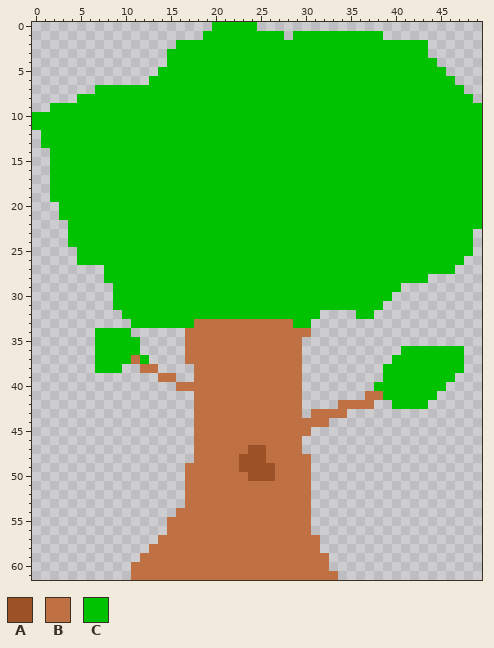
Pixel-art sprite, stored at public/tree.png. Above, as it was before the edit.
The file is 50x62 pixels.
Palette (. is transparent): A #9c5226  B #bf7143  C #00c200
And afterwards:
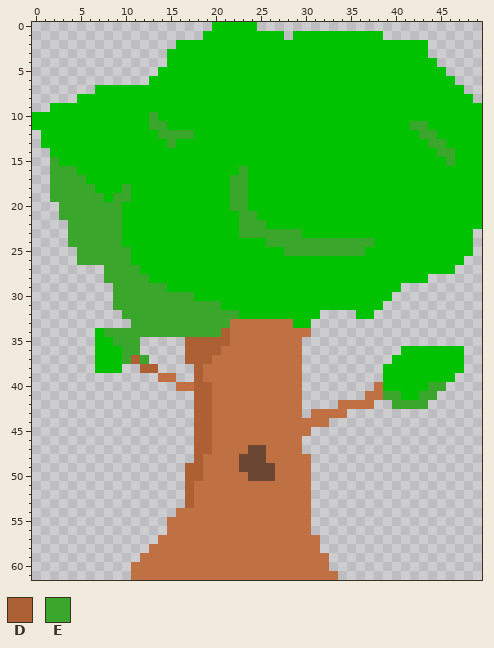
Colours new in this view: D #ac6034  E #3aa72c
From old to new:
colour A: #9c5226 -> #6b4632
Changed rows in their new state; - is a pixel that keeps its letter.
first column x 2:
10 -----------E---------------------------------
11 -----------EE---------------------------EE---
12 ------------EEEE-------------------------EE--
13 -------------E----------------------------EE-
14 -------------------------------------------EE
15 E-------------------------------------------E
16 EEE------------------E-----------------------
17 EEEE----------------EE-----------------------
18 EEEEE---E-----------EE-----------------------
19 EEEEEE-EE-----------EE-----------------------
20 -EEEEEEE------------EE-----------------------
21 -EEEEEEE-------------EE----------------------
22 --EEEEEE-------------EEE---------------------
23 --EEEEEE-------------EEEEEEE-----------------
24 --EEEEEE----------------EEEEEEEEEEEE---------
25 ---EEEEEE-----------------EEEEEEEEE----------
26 ---EEEEEE------------------------------------
27 ------EEEE-----------------------------------
28 ------EEEEE----------------------------------
29 -------EEEEEE--------------------------------
30 -------EEEEEEEEE-----------------------------
31 -------EEEEEEEEEEEE--------------------------
32 --------EEEEEEEEEEEEE------------------------
33 ---------EEEEEEEEEEE-------------------------
34 ------EEEEEEEEEEEEED-------------------------
35 -------EEE-----DDDDD-------------------------
36 --------EE-----DDDD--------------------------
37 --------EDE----DDD---------------------------
38 ----------DD----D----------------------------
39 ----------------D----------------------------
40 ----------------DD------------------B-----EE-
41 ----------------DD-------------------EE--EE--
42 ----------------DD--------------------EEEE---
43 ----------------DD---------------------------
44 ----------------DD---------------------------
45 ----------------DD---------------------------
46 ----------------DD---------------------------
47 ----------------DD---------------------------
48 ----------------D----------------------------
49 ---------------DD----------------------------
50 ---------------DD----------------------------
51 ---------------D-----------------------------
52 ---------------D-----------------------------
53 ---------------D-----------------------------
Pixel boxes of the changes (left, top, right, bottom) in both pictures:
changed: (149, 112, 194, 148)
changed: (410, 121, 455, 166)
changed: (50, 157, 374, 508)
changed: (374, 382, 446, 409)
